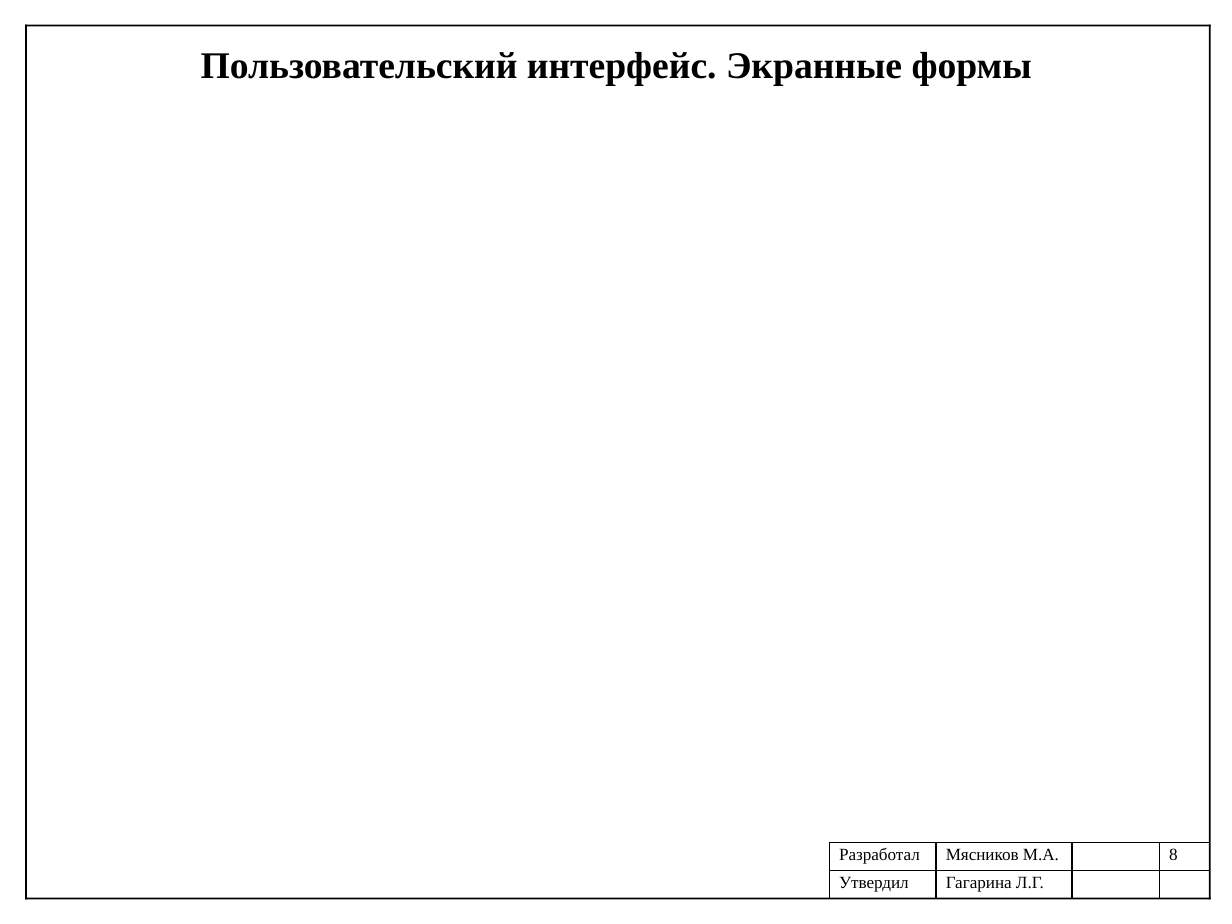
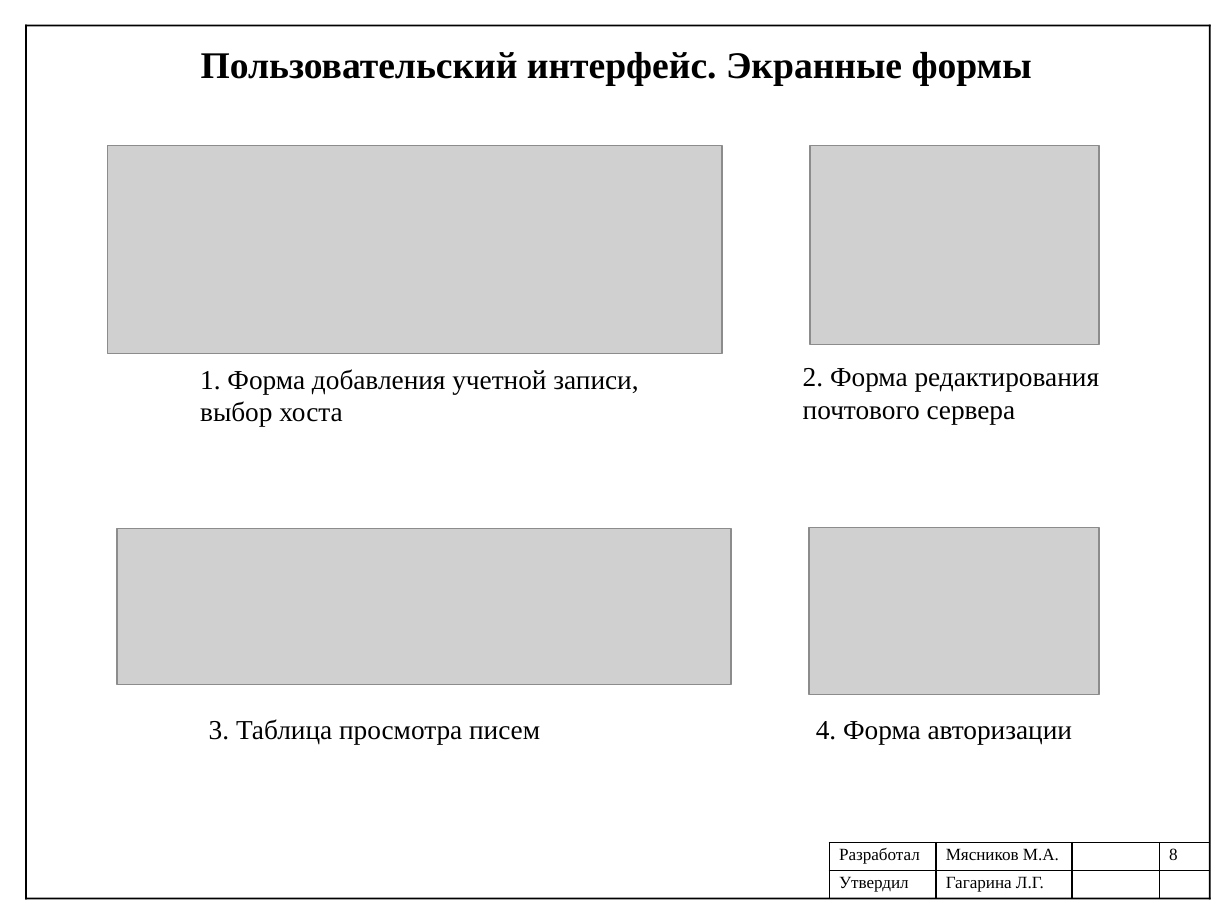
Before and after one commit to mJaJksJ/VCR, a slide deck: slide 8 of Технологическая практика/Презентация отчета.pptx. Drawn at 1232x924 pixels with LibreOffice and Linux fonts; fonts in the diff are those of the drawing; grey boxes stand for pictures. Boxes give left, top, right and bottom in pixels: in the first picture for what was removed or moved away, otherwise in the second. Text is boxed around its words. In the diff, an @@ line names an element or a change of style, - is before the commit and + after.

```diff
--- a/Технологическая практика/Презентация отчета.pptx
+++ b/Технологическая практика/Презентация отчета.pptx
@@ picture added at (x1=107, y1=145, x2=722, y2=354) @@
@@ picture added at (x1=811, y1=145, x2=1100, y2=345) @@
@@ text added at (x1=200, y1=369, x2=638, y2=427), 16 pt, text #000000 @@
+1. Форма добавления учетной записи, выбор хоста
@@ text added at (x1=803, y1=368, x2=1100, y2=424), 16 pt, text #000000 @@
+2. Форма редактирования почтового сервера
@@ picture added at (x1=117, y1=529, x2=732, y2=685) @@
@@ picture added at (x1=809, y1=527, x2=1100, y2=695) @@
@@ text added at (x1=209, y1=719, x2=540, y2=744), 16 pt, text #000000 @@
+3. Таблица просмотра писем
@@ text added at (x1=816, y1=721, x2=1073, y2=744), 16 pt, text #000000 @@
+4. Форма авторизации
```
Also in this commit, not shown: 1 other slide changed, 3 other files.
